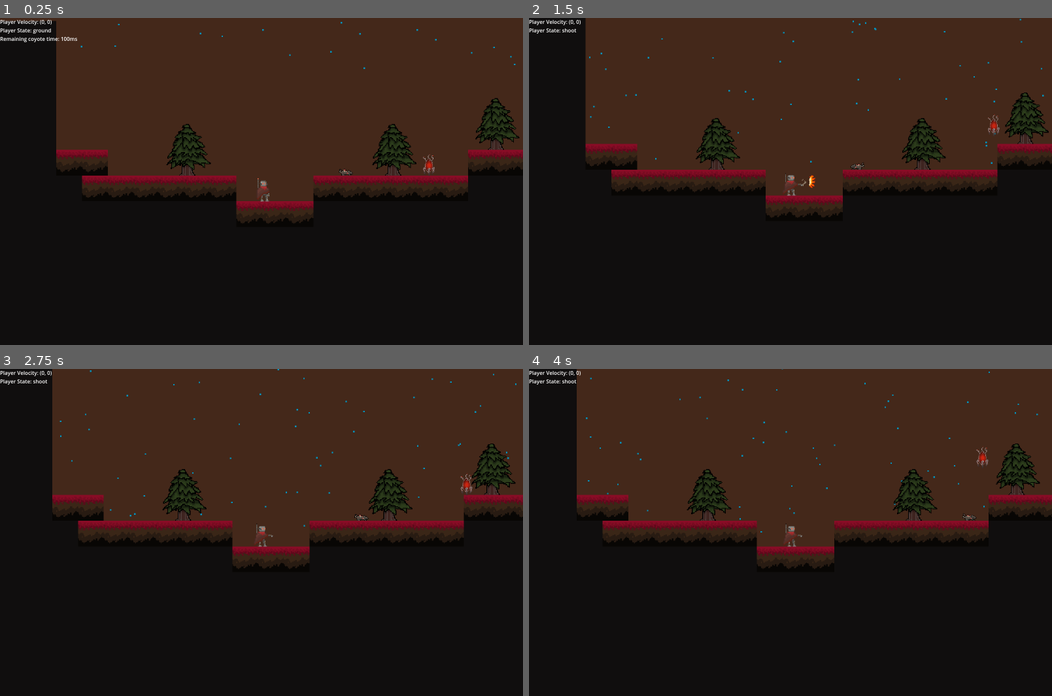
Above: before the commit, frames 1-4 (two rows, left to right).
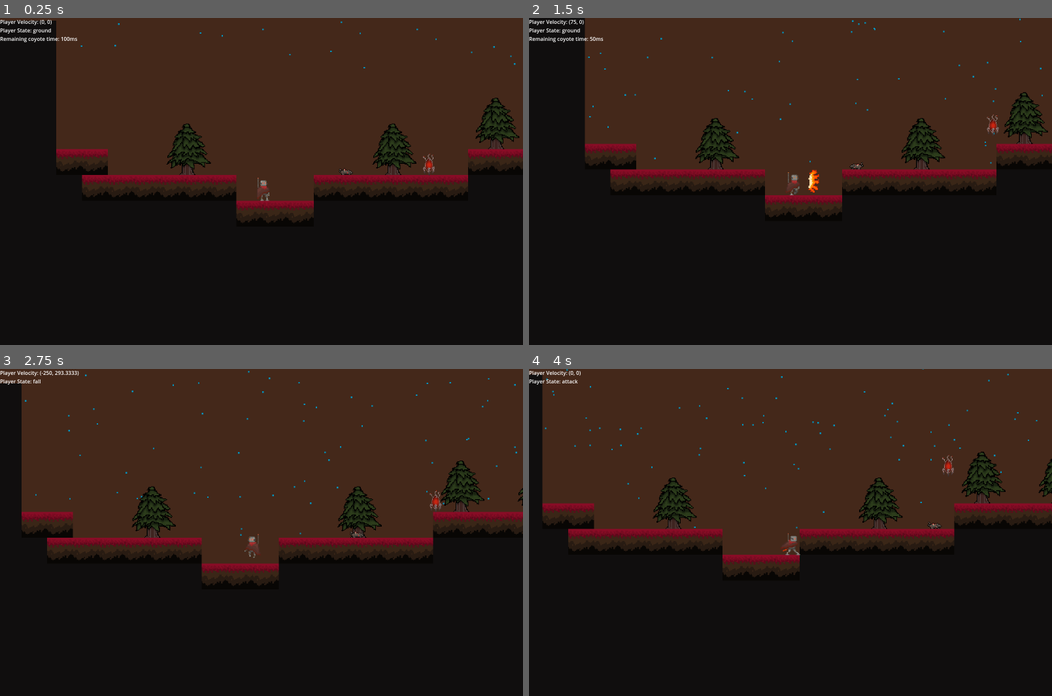
Above: after the commit, the same moments.

Repository: Rowan-Nag/Metroidvania
Game: Godot game, scene res://node_2d.tscn
Same seed, same stepped clock (60 frames per second), same inputs: the game is played once before the commit and once after it.
Inputs (mouse positions are in pixels of both pictures, inside the frame that each line leads up to):
- Up to frame 1 (0.25 s): no input
- Up to frame 2 (1.5 s): move the mouse to (905, 165) at 0.52 s; hold Right mouse button (Rocket) 0.53-1.28 s; hold D (Right) from 0.53 s (still down); click (905, 165) at 0.6 s; tap Space (Jump) at 0.77 s; move the mouse to (685, 197) at 1.27 s; right-click (685, 197) at 1.35 s
- Up to frame 3 (2.75 s): tap Space (Jump) at 1.52 s; click (156, 548) at 1.55 s; move the mouse to (313, 460) at 2.02 s; release D (Right) at 2.03 s; hold A (Left) from 2.03 s (still down); hold Right mouse button (Rocket) from 2.03 s (still down); click (313, 460) at 2.1 s
- Up to frame 4 (4 s): move the mouse to (764, 597) at 2.77 s; release A (Left) at 2.78 s; release Right mouse button (Rocket) at 2.78 s; hold D (Right) from 2.78 s (still down); tap Shift (Dash) at 2.85 s; tap Space (Jump) at 3.02, 3.77 s; click (764, 597) at 3.05 s; move the mouse to (947, 581) at 3.52 s; hold Right mouse button (Rocket) from 3.53 s (still down)

The runs differ from the first frame. In frame 1, 0.9% of the frame differs, in the area x 0-100%, y 0-63%; in frame 2, 1.9%; in frame 3, 14%, in the area x 0-100%, y 0-65%; in frame 4, 14%.

Commit message:
Added camera shake.

Diff:
--- /dev/null
+++ b/ControllableCamera.gd
@@ -0,0 +1,15 @@
+extends Camera2D
+class_name ControllableCamera
+
+# Called when the node enters the scene tree for the first time.
+func _ready():
+	Global.activeCamera = self
+
+
+
+# Called every frame. 'delta' is the elapsed time since the previous frame.
+func _process(delta):
+	offset = Vector2.ZERO
+	# Every frame, reset the offset.
+	# Later in the same frame call, the offset will be modified by children.
+	# See camera_shake.gd
--- a/Scripts/Global.gd
+++ b/Scripts/Global.gd
@@ -1,8 +1,18 @@
 extends Node
 
 var player : Player
+var activeCamera : ControllableCamera
 var debug : DebugUI
+
+var camera_shake = preload("res://camera_shake.tscn")
 
 func set_debug_text(text):
 	if(debug):
 		debug.add_text(text)
+
+func screen_shake(strength : float = 10, decay : float = 6, speed : float = 3):
+	var shaker = camera_shake.instantiate()
+	shaker.shake_strength = strength
+	shaker.shake_decay_rate = decay
+	shaker.shake_speed = speed
+	activeCamera.add_child(shaker)
--- a/Scripts/Player/PlayerAttack.gd
+++ b/Scripts/Player/PlayerAttack.gd
@@ -72,6 +72,7 @@
 
 
 func attack():
+	Global.screen_shake()
 	var attack : AnimatedSprite2D = attack1.instantiate()
 	attack.speed_scale = attack_rate
 	parent.add_child(attack)
--- a/Scripts/Player/PlayerShoot.gd
+++ b/Scripts/Player/PlayerShoot.gd
@@ -13,15 +13,18 @@
 @onready var gunAttack = preload("res://RobotGunAttack.tscn")
 @onready var controlAnimation = $AnimationPlayer
 
+@export var postShotAnimationLock : float = 0.3
+
 @export var canShoot = false # when the player can release their shot
 @export var animationPaused = false # for pausing/unpausing animation
 var finished = false # signals to exit state
 
 var damage = 0
-var chargeTimer : Timer
+var chargeTimer : SceneTreeTimer # Timer to track how long that attack has been held
 
 func shoot():
 	if(animationPaused):
+		Global.screen_shake(15, 5, 4)
 		animationPaused = false
 		var attack = gunAttack.instantiate()
 		attack.position = parent.position
@@ -30,32 +33,45 @@
 
 		add_child(attack)
 
-		attack.damage = chargeTimer.time_left * -1 * damage
+		var chargeDuration = 10 - chargeTimer.time_left #timer counts down from 10
+
+		attack.damage = chargeDuration * damage
+		attack.knockbackMultiplier = chargeDuration+1
+		attack.scale = Vector2.ONE * (chargeDuration+1)
+
+
+		print(chargeTimer.time_left)
+		await get_tree().create_timer(postShotAnimationLock).timeout
+		finished = true
+
 
 func exitState():
 	finished = true
 
 func enter() -> void:
-	chargeTimer = Timer.new()
-	chargeTimer.start(0)
+	chargeTimer = get_tree().create_timer(10)
 
 	ground_state = parent.ground_state
 
+	animationPaused = false # Set tracking variables
+	canShoot = false
 	finished = false
+
 	controlAnimation.seek(0) # Reset to beginning
 	controlAnimation.play("PlayerShootAnimation") # Start animation
 
-	play_animation("shoot")
+	play_animation("shoot") # Play "shoot" player animation
 
 func exit() -> void:
-	controlAnimation.seek(0)
+	controlAnimation.seek(0) # Reset & stop control animationPlayer
 	controlAnimation.pause()
 
 func process_input(event: InputEvent) -> State:
+	print(!Input.is_action_pressed("Rocket"))
 	if (!Input.is_action_pressed("Rocket") and canShoot):
 		shoot()
+	return null
 
-	return null
 
 func process_physics(delta: float) -> State:
 	#Physics
--- a/Scripts/Player/RobotGunAttack.gd
+++ b/Scripts/Player/RobotGunAttack.gd
@@ -1,6 +1,7 @@
 extends AnimatedSprite2D
 
 var damage = 10
+var knockbackMultiplier = 1
 # Called when the node enters the scene tree for the first time.
 func _ready():
 	# Waits until it's finished
@@ -10,5 +11,5 @@
 
 func _on_area_2d_body_entered(body):
 	if(body is Enemy):
-		var knockBackDir= sign(body.global_position.x-global_position.x)*500
+		var knockBackDir= sign(body.global_position.x-global_position.x)*500 * knockbackMultiplier
 		body.take_damage(damage, knockBackDir)
--- /dev/null
+++ b/camera_shake.gd
@@ -0,0 +1,36 @@
+extends Node2D
+var parentCamera : Camera2D
+var shake_speed : float = 20
+var shake_strength : float = 0
+var shake_decay_rate : float = 1
+var noise_i : float = 0
+var noise = FastNoiseLite.new()
+
+# Called when the node enters the scene tree for the first time.
+func _ready():
+	if(get_parent() is ControllableCamera):
+		parentCamera = get_parent()
+	else:
+		push_warning("WARNING: Trying to add camera_shake to a non-ControllableCamera. u should add the controllablecamrea script to that camera.")
+		queue_free()
+	noise.noise_type = FastNoiseLite.TYPE_SIMPLEX_SMOOTH
+	noise.frequency = 2
+
+
+# Called every frame. 'delta' is the elapsed time since the previous frame.
+func _process(delta):
+	shake_strength = lerpf(shake_strength, 0, shake_decay_rate * delta)
+	parentCamera.offset += get_noise_offset(delta)
+	#print(shake_strength)
+	#Global.set_debug_text("Shake strength: " + str(shake_strength))
+
+	if(shake_strength < 1):
+		queue_free()
+
+
+func get_noise_offset(delta : float):
+	noise_i += delta * shake_speed
+	return Vector2(
+		noise.get_noise_2d(0, noise_i) * shake_strength,
+		noise.get_noise_2d(10,noise_i) * shake_strength
+	)
--- /dev/null
+++ b/camera_shake.tscn
@@ -0,0 +1,6 @@
+[gd_scene load_steps=2 format=3 uid="uid://osrkuvyh5mee"]
+
+[ext_resource type="Script" path="res://camera_shake.gd" id="1_irmrm"]
+
+[node name="camera_shake" type="Node2D"]
+script = ExtResource("1_irmrm")
--- a/node_2d.tscn
+++ b/node_2d.tscn
@@ -6,6 +6,8 @@
 [ext_resource type="Texture2D" uid="uid://d4hdlevqc1qdw" path="res://Sprites/Tiles/treeprop01.png" id="3_aqdhh"]
 [ext_resource type="Script" path="res://Scripts/StateMachine.gd" id="5_xa24y"]
 [ext_resource type="Script" path="res://Scripts/Enemies/tickState.gd" id="6_h5fo1"]
+[ext_resource type="Script" path="res://ControllableCamera.gd" id="6_srgtg"]
+[ext_resource type="PackedScene" uid="uid://osrkuvyh5mee" path="res://camera_shake.tscn" id="7_35857"]
 [ext_resource type="Texture2D" uid="uid://cvplq1unqx155" path="res://Sprites/idleTick.png" id="7_afuxq"]
 [ext_resource type="PackedScene" uid="uid://b7gxparcwu871" path="res://Enemies/enemy_contact_damage.tscn" id="8_718tb"]
 [ext_resource type="Script" path="res://Scripts/Enemies/Enemy.gd" id="13_fdn5j"]
@@ -202,6 +204,9 @@
 [node name="Camera2D2" type="Camera2D" parent="Game/Player"]
 zoom = Vector2(1.5, 1.5)
 position_smoothing_enabled = true
+script = ExtResource("6_srgtg")
+
+[node name="camera_shake" parent="Game/Player/Camera2D2" instance=ExtResource("7_35857")]
 
 [node name="Rain?2" type="GPUParticles2D" parent="Game/Player"]
 modulate = Color(0, 0.74902, 1, 1)
--- a/player.tscn
+++ b/player.tscn
@@ -790,6 +790,20 @@
 "update": 1,
 "values": [false, true, false]
 }
+tracks/4/type = "method"
+tracks/4/imported = false
+tracks/4/enabled = true
+tracks/4/path = NodePath(".")
+tracks/4/interp = 1
+tracks/4/loop_wrap = true
+tracks/4/keys = {
+"times": PackedFloat32Array(0.21),
+"transitions": PackedFloat32Array(1),
+"values": [{
+"args": [null],
+"method": &"process_input"
+}]
+}
 
 [sub_resource type="AnimationLibrary" id="AnimationLibrary_w7evk"]
 _data = {
@@ -897,6 +911,7 @@
 
 [node name="shoot" type="Node" parent="state_machine"]
 script = ExtResource("20_jqvoq")
+postShotAnimationLock = 0.1
 
 [node name="AnimationPlayer" type="AnimationPlayer" parent="state_machine/shoot"]
 libraries = {
Not shown: 1 places in node_2d.tscn that only renumber resources
